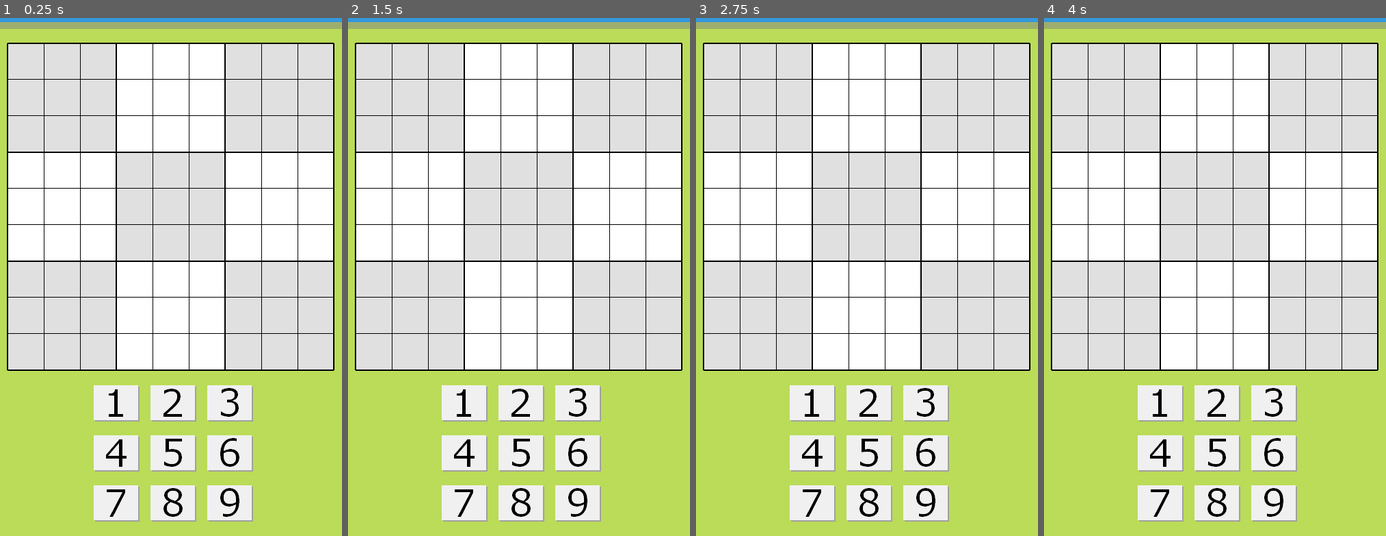
Above: before the commit, frames 1-4 (left to right).
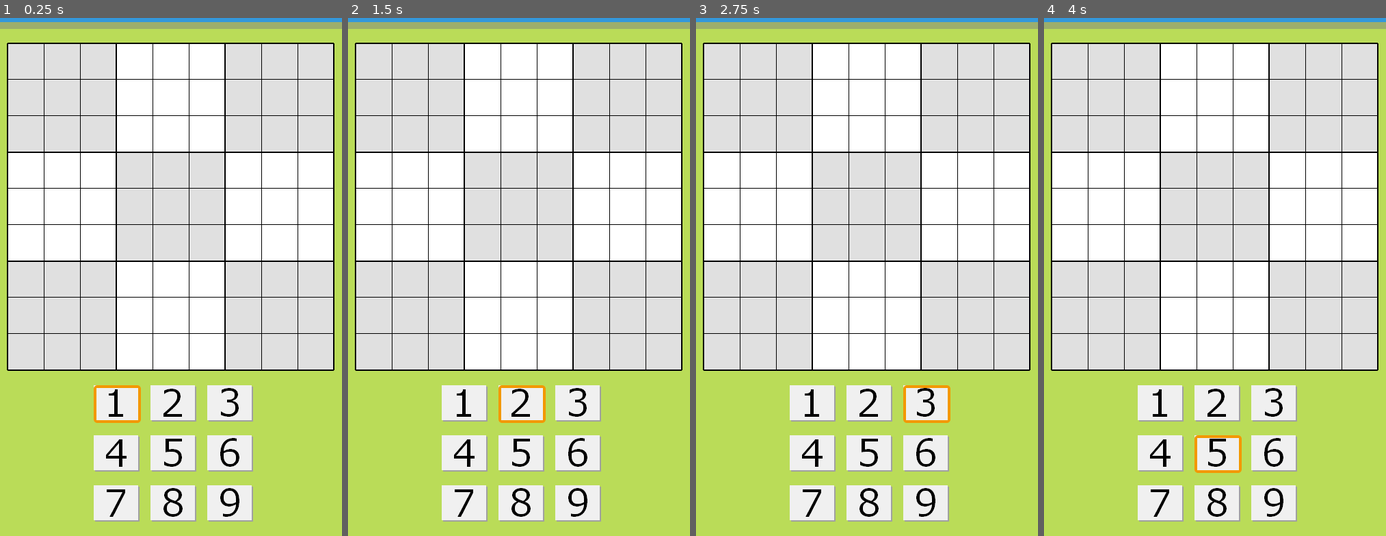
Above: after the commit, the same moments.

Repository: vivisuke/GodotSudoku
Game: Godot game, scene res://Main.tscn
The game is run twice, just before and just after one commit, with the same random seed, the same clock (stepped at 60 frames per second) and the same inputs.
Inputs (mouse positions are in pixels of both pictures, inside the frame that each line leads up to):
- Up to frame 1 (0.25 s): no input
- Up to frame 2 (1.5 s): click (464, 401) at 0.5 s; click (522, 401) at 1.25 s
- Up to frame 3 (2.75 s): click (925, 401) at 2 s
- Up to frame 4 (4 s): click (1160, 453) at 2.75 s; click (1218, 453) at 3.5 s

The runs differ from the first frame. In frame 1, 0.2% of the frame differs, in the area x 27-42%, y 70-79%; in frame 2, 0.2%; in frame 3, 0.2%; in frame 4, 0.2%.

Commit message:
0013 ◎ C 03/20 03/20 0.001│ToDo│数字ボタンカーソル設置

Diff:
--- a/GodotSudoku/Main.gd
+++ b/GodotSudoku/Main.gd
@@ -12,8 +12,12 @@
 const BOARD_WIDTH = CELL_WD * 9
 const BOARD_HEIGHT = BOARD_WIDTH
 
+var cur_numButton = 1
 
 func _ready():
+	var name = "MarginContainer/VBoxContainer/HBoxContainer1/numButton1"
+	var btn = get_node(name)
+	$numButtonCursor.rect_position = btn.rect_global_position
 	pass # Replace with function body.
 func posToXY(pos):
 	var xy = Vector2(-1, -1)
@@ -41,8 +45,14 @@
 	pass
 
 func numButton_pressed(num):
-	print("num ", num, " pressed")
-	pass
+	#print("num ", num, " pressed")
+	var hbc = (num - 1) / 3 + 1
+	var name = str("MarginContainer/VBoxContainer/HBoxContainer", hbc, "/numButton", num)
+	#print(name)
+	var btn = get_node(name)
+	#print(btn.rect_global_position)
+	$numButtonCursor.rect_position = btn.rect_global_position
+	cur_numButton = num
 func _on_numButton1_pressed():
 	numButton_pressed(1)
 func _on_numButton2_pressed():
--- a/GodotSudoku/Main.tscn
+++ b/GodotSudoku/Main.tscn
@@ -66,6 +66,7 @@
 [ext_resource path="res://images/red2.png" type="Texture" id=64]
 [ext_resource path="res://images/green8.png" type="Texture" id=65]
 [ext_resource path="res://images/red5.png" type="Texture" id=66]
+[ext_resource path="res://images/numButtonCursor.png" type="Texture" id=67]
 
 [sub_resource type="TileSet" id=1]
 0/name = "numCursor.png 0"
@@ -754,6 +755,15 @@
 texture_normal = ExtResource( 7 )
 texture_pressed = ExtResource( 24 )
 texture_disabled = ExtResource( 12 )
+
+[node name="numButtonCursor" type="TextureRect" parent="."]
+margin_right = 40.0
+margin_bottom = 40.0
+mouse_filter = 2
+texture = ExtResource( 67 )
+__meta__ = {
+"_edit_use_anchors_": false
+}
 [connection signal="pressed" from="MarginContainer/VBoxContainer/HBoxContainer1/numButton1" to="." method="_on_numButton1_pressed"]
 [connection signal="pressed" from="MarginContainer/VBoxContainer/HBoxContainer1/numButton2" to="." method="_on_numButton2_pressed"]
 [connection signal="pressed" from="MarginContainer/VBoxContainer/HBoxContainer1/numButton3" to="." method="_on_numButton3_pressed"]
Not shown: 1 places in GodotSudoku/Main.tscn that only renumber resources
Not shown, changed: GodotSudoku.spr
